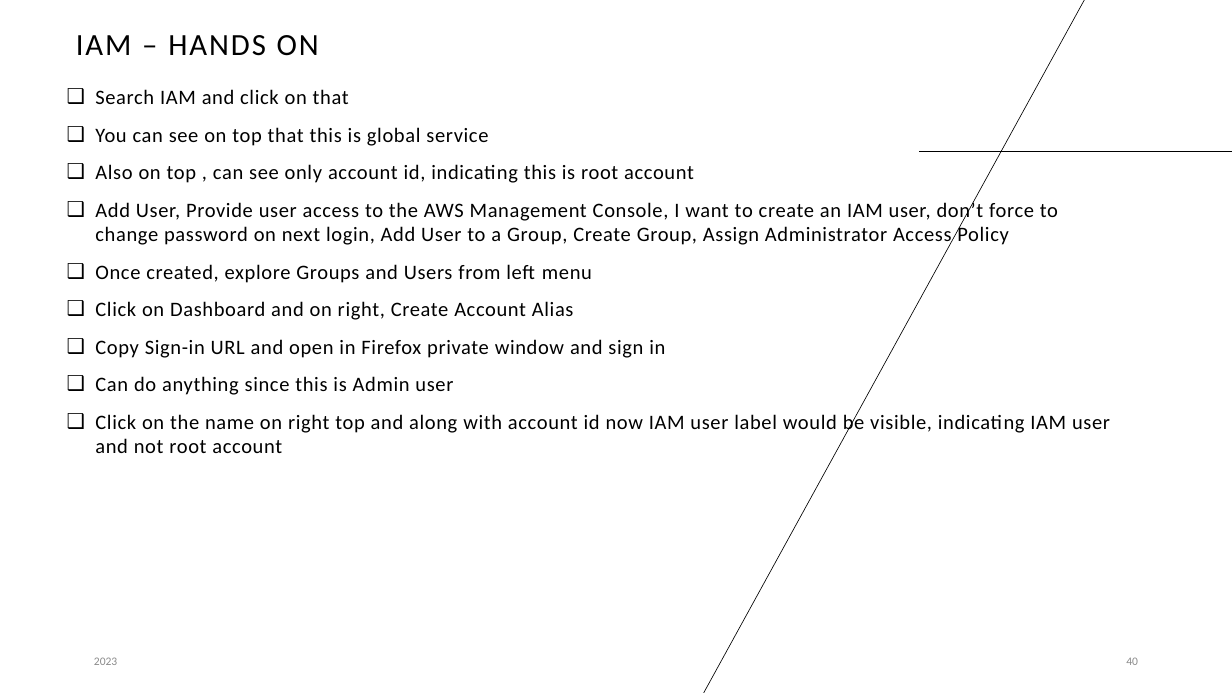
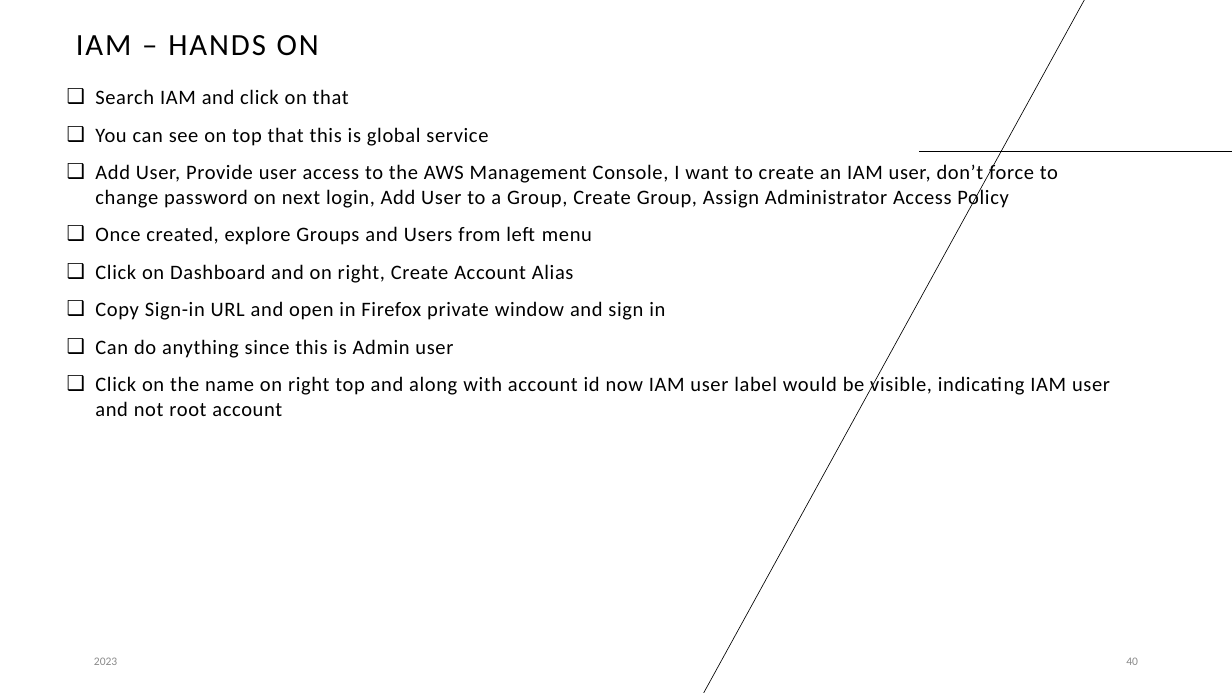
Before and after one commit to yashwant153/for_devops_sessions, a slide deck: slide 40 of cloud_learnings/cloud_learnings.pptx. Drawn at 1232x693 pixels with LibreOffice and Linux fonts; fonts in the diff are those of the drawing. Boxes give left, top, right and bottom in pixels: in the first picture for what was removed or moved away, otherwise in the second. Text is boxed around its words. In the diff, an @@ line names an element or a change of style, - is before the commit and + after.

Commit message:
changes

```diff
--- a/cloud_learnings/cloud_learnings.pptx
+++ b/cloud_learnings/cloud_learnings.pptx
@@ text at [95, 164, 694, 183]: paragraph removed @@
-❑ Also on top , can see only account id, indicating this is root account
```
Also in this commit, not shown: 2 other slides changed, 1 slide added.
